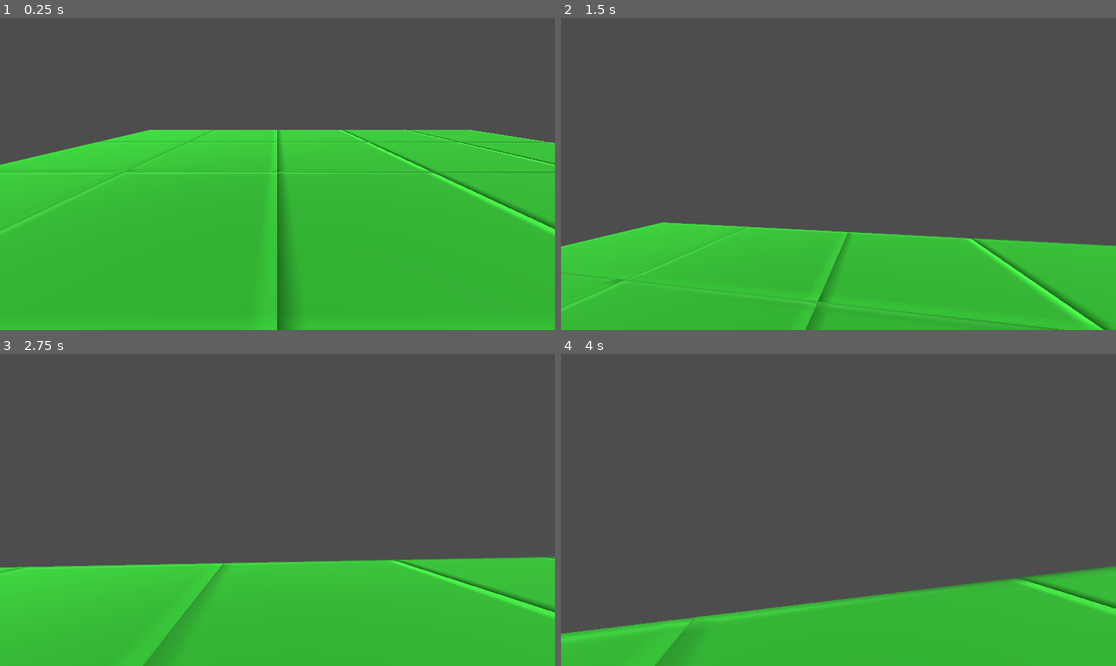
Above: before the commit, frames 1-4 (two rows, left to right).
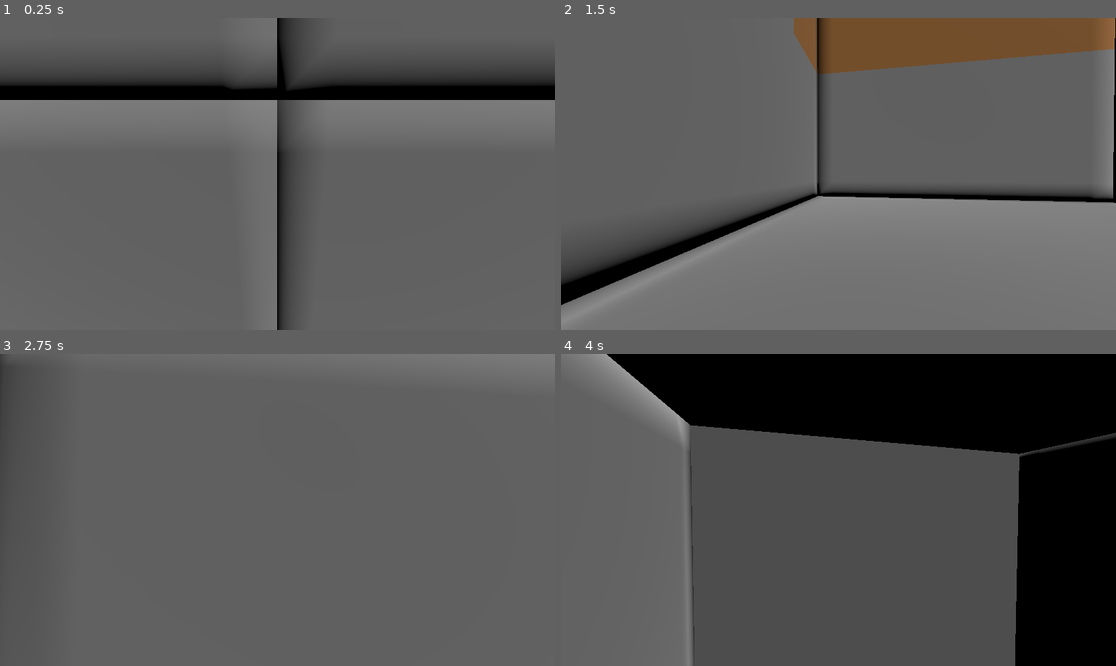
Above: after the commit, the same moments.

Repository: Ephesius/godot-voxels
Game: Godot game, scene res://scenes/world.tscn
Two runs of this game, one before a commit and one after it. Both use one fixed random seed, a clock stepped at 60 frames per second and the inputs below. The project has no main scene, so this scene is started directly.
Inputs (mouse positions are in pixels of both pictures, inside the frame that each line leads up to):
- Up to frame 1 (0.25 s): no input
- Up to frame 2 (1.5 s): tap Enter at 0.5 s; move the mouse to (866, 174) at 0.52 s; hold Shift 0.53-1.28 s; hold Up (ui_up) from 0.53 s (still down); tap Space at 0.77 s; move the mouse to (810, 174) at 1.27 s; tap Ctrl at 1.35 s
- Up to frame 3 (2.75 s): keep holding Up (ui_up); tap Space at 1.52 s; move the mouse to (288, 503) at 2.02 s; hold C from 2.03 s (still down)
- Up to frame 4 (4 s): keep holding Up (ui_up); move the mouse to (832, 516) at 2.77 s; release C at 2.78 s; tap Shift at 2.85 s; tap Space at 3.02, 3.77 s; move the mouse to (877, 513) at 3.52 s; hold Ctrl from 3.53 s (still down)

The runs differ from the first frame. In frame 1, 81% of the frame differs, in the area x 0-100%, y 0-100%; in frame 2, 51%; in frame 3, 39%; in frame 4, 56%.

Commit message:
Implement climate-based terrain generation system
Add comprehensive climate-based world generation with temperature zones,
humidity variation, and realistic elevation. The system creates a world
centered at (0,0) with an equatorial band and gradual temperature decrease
toward the poles.

New features:
- ClimateCalculator: Calculates temperature, humidity, and elevation using
  Perlin noise (FastNoiseLite)
- BiomeSelector: Maps climate data to block types (hot/temperate/cold zones)
- Temperature gradient: Hot equator (z=0) to frozen poles (z=±1500)
- Humidity variation: Creates deserts (dry) vs grasslands/forests (wet)
- Elevation-based temperature: Mountains are cooler regardless of latitude
- Water generation: Fills areas below sea level (y=64) with water/ice
- Subsurface layers: Proper dirt and stone underground

Technical details:
- Terrain range: y=40 to y=150 with smooth Perlin noise
- Sea level: y=64
- Vertical chunk generation: Now generates all y-levels (0-11) for proper 3D terrain
- Updated camera start position to y=80 (above new terrain heights)

Diff:
--- /dev/null
+++ b/scripts/biome_selector.gd
@@ -0,0 +1,100 @@
+class_name BiomeSelector
+extends RefCounted
+
+## Selects appropriate block types based on climate data
+##
+## This class implements biome rules that map climate conditions
+## (temperature, humidity, elevation) to specific block types.
+##
+## Climate Zones:
+## - HOT (temp > 0.66): Desert (dry) or Grassland (wet)
+## - TEMPERATE (0.33 < temp < 0.66): Grassland
+## - COLD (temp < 0.33): Snowy (wet) or Icy (dry)
+
+# Climate thresholds
+const TEMP_HOT_THRESHOLD: float = 0.66
+const TEMP_COLD_THRESHOLD: float = 0.33
+const HUMIDITY_WET_THRESHOLD: float = 0.5
+const SEA_LEVEL: int = 64
+
+# Subsurface constants
+const DIRT_LAYER_DEPTH: int = 4  # How many blocks of dirt below surface
+
+
+## Select the appropriate block type for a given position and climate
+func select_block(temperature: float, humidity: float, elevation: int, y: int) -> Block.Type:
+	# Below sea level: water or ice
+	if y < SEA_LEVEL:
+		if y >= elevation:
+			return _get_water_type(temperature)
+		else:
+			return _get_subsurface_block(y, elevation)
+
+	# Above sea level but below terrain: solid ground
+	if y < elevation:
+		return _get_subsurface_block(y, elevation)
+
+	# At surface level
+	if y == elevation:
+		return _get_surface_block(temperature, humidity)
+
+	# Above terrain: air
+	return Block.Type.AIR
+
+
+## Determine surface block based on climate
+func _get_surface_block(temperature: float, humidity: float) -> Block.Type:
+	# HOT climates
+	if temperature > TEMP_HOT_THRESHOLD:
+		if humidity > HUMIDITY_WET_THRESHOLD:
+			return Block.Type.GRASS  # Hot + wet = lush grassland/jungle
+		else:
+			return Block.Type.SAND  # Hot + dry = desert
+
+	# COLD climates
+	elif temperature < TEMP_COLD_THRESHOLD:
+		if humidity > HUMIDITY_WET_THRESHOLD:
+			return Block.Type.SNOW  # Cold + wet = snowy
+		else:
+			return Block.Type.ICE  # Cold + dry = icy tundra
+
+	# TEMPERATE climates (default)
+	else:
+		return Block.Type.GRASS  # Standard grassland
+
+
+## Determine water or ice for submerged areas
+func _get_water_type(temperature: float) -> Block.Type:
+	# Frozen water in cold climates
+	if temperature < TEMP_COLD_THRESHOLD:
+		return Block.Type.ICE
+	else:
+		return Block.Type.WATER
+
+
+## Determine subsurface block (dirt near surface, stone deeper)
+func _get_subsurface_block(y: int, surface_elevation: int) -> Block.Type:
+	var depth_below_surface: int = surface_elevation - y
+
+	# Dirt layer just below surface
+	if depth_below_surface <= DIRT_LAYER_DEPTH:
+		return Block.Type.DIRT
+	# Stone deeper underground
+	else:
+		return Block.Type.STONE
+
+
+## Get a human-readable biome name for debugging/visualization
+func get_biome_name(temperature: float, humidity: float) -> String:
+	if temperature > TEMP_HOT_THRESHOLD:
+		if humidity > HUMIDITY_WET_THRESHOLD:
+			return "Tropical Grassland"
+		else:
+			return "Desert"
+	elif temperature < TEMP_COLD_THRESHOLD:
+		if humidity > HUMIDITY_WET_THRESHOLD:
+			return "Snowy Tundra"
+		else:
+			return "Icy Tundra"
+	else:
+		return "Temperate Grassland"
--- a/scripts/chunk_manager.gd
+++ b/scripts/chunk_manager.gd
@@ -14,8 +14,14 @@
 # Later this will be dynamic based on player position
 const RENDER_DISTANCE_CHUNKS: int = 4  # How many chunks to load in each direction
 
+# Climate-based terrain generation
+var climate_calculator: ClimateCalculator
+var biome_selector: BiomeSelector
+
 func _ready() -> void:
-	pass
+	# Initialize terrain generation systems
+	climate_calculator = ClimateCalculator.new(0)  # Use seed 0 for now
+	biome_selector = BiomeSelector.new()
 
 # Generate a chunk at the given chunk coordinates
 # chunk_pos is in CHUNK coordinates, not block coordinates
@@ -36,10 +42,8 @@
 		chunk_pos.z * Chunk.CHUNK_SIZE
 	)
 
-	# Generate the terrain for this chunk
-	# For now, we'll use simple test terrain
-	# Later, this will call your world generation system
-	_generate_test_terrain(chunk, chunk_pos)
+	# Generate the terrain for this chunk using climate-based generation
+	_generate_climate_terrain(chunk, chunk_pos)
 
 	# Build the mesh
 	chunk.generate_mesh()
@@ -50,18 +54,38 @@
 
 	return chunk
 
-# Temporary function to generate test terrain
-# This creates a simple flat platform so we can see multiple chunks
-func _generate_test_terrain(chunk: Chunk, chunk_pos: Vector3i) -> void:
-	# Create a simple ground layer
-	# We'll make layers at y=0 (stone), y=1 (dirt), y=2 (grass)
-	# Only generate terrain in the bottom chunks (y=0)
-	if chunk_pos.y == 0:
-		for x: int in range(Chunk.CHUNK_SIZE):
-			for z: int in range(Chunk.CHUNK_SIZE):
-				chunk.set_block(x, 0, z, Block.Type.STONE)
-				chunk.set_block(x, 1, z, Block.Type.DIRT)
-				chunk.set_block(x, 2, z, Block.Type.GRASS)
+
+## Generate terrain based on climate data (temperature, humidity, elevation)
+func _generate_climate_terrain(chunk: Chunk, chunk_pos: Vector3i) -> void:
+	# Calculate the world position for this chunk's origin
+	var chunk_world_pos: Vector3i = chunk_to_world_pos(chunk_pos)
+
+	# Iterate through all blocks in this chunk
+	for x: int in range(Chunk.CHUNK_SIZE):
+		for z: int in range(Chunk.CHUNK_SIZE):
+			# Calculate world coordinates for this x,z column
+			var world_x: int = chunk_world_pos.x + x
+			var world_z: int = chunk_world_pos.z + z
+
+			# Get climate data for this column (same for all y-levels)
+			var climate: Dictionary = climate_calculator.get_climate_at(world_x, world_z)
+			var temperature: float = climate.temperature
+			var humidity: float = climate.humidity
+			var elevation: int = climate.elevation
+
+			# Fill the column based on climate and elevation
+			for y: int in range(Chunk.CHUNK_SIZE):
+				var world_y: int = chunk_world_pos.y + y
+
+				# Select the appropriate block type
+				var block_type: Block.Type = biome_selector.select_block(
+					temperature,
+					humidity,
+					elevation,
+					world_y
+				)
+
+				chunk.set_block(x, y, z, block_type)
 
 # Generate chunks in a square area around a center point
 # This is what you'd call when the player moves or when the world first loads
@@ -70,17 +94,18 @@
 func generate_chunks_around(center_chunk: Vector3i, radius: int = RENDER_DISTANCE_CHUNKS) -> void:
 	for x: int in range(center_chunk.x - radius, center_chunk.x + radius + 1):
 		for z: int in range(center_chunk.z - radius, center_chunk.z + radius + 1):
-			# For now, only generate ground level chunks (y = 0)
-			# Later we'll expand this to handle vertical chunks too
-			var chunk_pos: Vector3i = Vector3i(x, 0, z)
+			# Generate vertical chunks from y=0 to y=11 to cover terrain from y=0 to y=192
+			# This ensures we capture underground (y=0-40), terrain (y=40-150), and sky (y=150-192)
+			for y: int in range(0, WORLD_SIZE_Y_CHUNKS):
+				var chunk_pos: Vector3i = Vector3i(x, y, z)
 
-			# Optional: Check world bounds if you want a limited world size
-			# For now, we'll allow negative coordinates (chunks west/north of origin)
-			# Uncomment these lines if you want to enforce world boundaries:
-			# if x < 0 or x >= WORLD_SIZE_X_CHUNKS or z < 0 or z >= WORLD_SIZE_Z_CHUNKS:
-			#     continue
+				# Optional: Check world bounds if you want a limited world size
+				# For now, we'll allow negative coordinates (chunks west/north of origin)
+				# Uncomment these lines if you want to enforce world boundaries:
+				# if x < 0 or x >= WORLD_SIZE_X_CHUNKS or z < 0 or z >= WORLD_SIZE_Z_CHUNKS:
+				#     continue
 
-			generate_chunk(chunk_pos)
+				generate_chunk(chunk_pos)
 
 # Get a chunk at the given chunk coordinates (returns null if doesn't exist)
 func get_chunk(chunk_pos: Vector3i) -> Chunk:
--- /dev/null
+++ b/scripts/climate_calculator.gd
@@ -0,0 +1,104 @@
+class_name ClimateCalculator
+extends RefCounted
+
+## Calculates climate properties (temperature, humidity, elevation) for world positions
+##
+## This class determines environmental conditions based on:
+## - Distance from equator (z=0) for base temperature
+## - Perlin noise for humidity variation (x and z axes)
+## - Perlin noise for elevation generation
+## - Elevation-based temperature adjustment (higher = cooler)
+
+# World constants
+const WORLD_HALF_WIDTH: int = 1500  # Distance from center to pole (z-axis)
+const SEA_LEVEL: int = 64
+const MIN_TERRAIN_HEIGHT: int = 40
+const MAX_TERRAIN_HEIGHT: int = 150
+const TERRAIN_HEIGHT_RANGE: int = MAX_TERRAIN_HEIGHT - MIN_TERRAIN_HEIGHT
+
+# Temperature adjustment
+const ELEVATION_TEMP_REDUCTION: float = 0.4  # How much elevation reduces temperature
+
+# Noise generators
+var elevation_noise: FastNoiseLite
+var humidity_noise: FastNoiseLite
+
+func _init(seed_value: int = 0) -> void:
+	# Initialize elevation noise (for terrain height)
+	elevation_noise = FastNoiseLite.new()
+	elevation_noise.seed = seed_value
+	elevation_noise.noise_type = FastNoiseLite.TYPE_PERLIN
+	elevation_noise.frequency = 0.003  # Low frequency = smooth, rolling hills
+	elevation_noise.fractal_octaves = 4  # Multiple octaves for detail
+	elevation_noise.fractal_lacunarity = 2.0
+	elevation_noise.fractal_gain = 0.5
+
+	# Initialize humidity noise (for biome variation along x-axis)
+	humidity_noise = FastNoiseLite.new()
+	humidity_noise.seed = seed_value + 1000  # Different seed for variation
+	humidity_noise.noise_type = FastNoiseLite.TYPE_PERLIN
+	humidity_noise.frequency = 0.005  # Slightly higher frequency for more variation
+	humidity_noise.fractal_octaves = 2
+
+
+## Calculate all climate data for a given world position
+func get_climate_at(world_x: int, world_z: int) -> Dictionary:
+	var base_temp: float = _calculate_base_temperature(world_z)
+	var humidity: float = _calculate_humidity(world_x, world_z)
+	var elevation: int = _calculate_elevation(world_x, world_z, base_temp)
+	var final_temp: float = _adjust_temperature_for_elevation(base_temp, elevation)
+
+	return {
+		"temperature": clampf(final_temp, 0.0, 1.0),
+		"humidity": clampf(humidity, 0.0, 1.0),
+		"elevation": elevation
+	}
+
+
+## Calculate base temperature from distance to equator
+## Returns: 0.0 (polar/cold) to 1.0 (equatorial/hot)
+func _calculate_base_temperature(world_z: int) -> float:
+	var distance_from_equator: float = abs(world_z) / float(WORLD_HALF_WIDTH)
+	# Use a curve for more realistic temperature distribution
+	# 1.0 at equator, gradual falloff to poles
+	return 1.0 - pow(distance_from_equator, 0.8)
+
+
+## Calculate humidity using Perlin noise
+## Returns: 0.0 (dry/desert) to 1.0 (wet/rainforest)
+func _calculate_humidity(world_x: int, world_z: int) -> float:
+	var noise_value: float = humidity_noise.get_noise_2d(world_x, world_z)
+	# Convert from [-1, 1] to [0, 1]
+	return (noise_value + 1.0) / 2.0
+
+
+## Calculate elevation using Perlin noise
+## Considers base temperature to create realistic terrain
+## (e.g., flatter terrain near poles, varied terrain in temperate zones)
+func _calculate_elevation(world_x: int, world_z: int, base_temp: float) -> int:
+	var noise_value: float = elevation_noise.get_noise_2d(world_x, world_z)
+
+	# Convert noise from [-1, 1] to [0, 1]
+	var normalized_noise: float = (noise_value + 1.0) / 2.0
+
+	# Apply temperature-based terrain variation
+	# Polar regions (low temp) have flatter terrain
+	# Temperate/tropical regions have more variation
+	var terrain_multiplier: float = 0.5 + (base_temp * 0.5)  # 0.5 to 1.0
+
+	# Calculate height in range [MIN_TERRAIN_HEIGHT, MAX_TERRAIN_HEIGHT]
+	var height_variation: float = normalized_noise * TERRAIN_HEIGHT_RANGE * terrain_multiplier
+	var final_height: int = MIN_TERRAIN_HEIGHT + int(height_variation)
+
+	return clampi(final_height, MIN_TERRAIN_HEIGHT, MAX_TERRAIN_HEIGHT)
+
+
+## Adjust temperature based on elevation (higher altitude = cooler)
+func _adjust_temperature_for_elevation(base_temp: float, elevation: int) -> float:
+	# Calculate how far above sea level we are (normalized)
+	var elevation_above_sea: float = maxf(0.0, elevation - SEA_LEVEL)
+	var max_elevation_above_sea: float = MAX_TERRAIN_HEIGHT - SEA_LEVEL
+	var elevation_factor: float = elevation_above_sea / max_elevation_above_sea
+
+	# Reduce temperature based on elevation
+	return base_temp - (elevation_factor * ELEVATION_TEMP_REDUCTION)
--- a/scripts/main.gd
+++ b/scripts/main.gd
@@ -13,7 +13,7 @@
 
 	# Create flying camera for player control
 	var camera: FlyingCamera = FlyingCamera.new()
-	camera.position = Vector3(0, 10, 20)  # Start above the terrain, looking toward center
+	camera.position = Vector3(0, 80, 20)  # Start above sea level (y=64), looking toward center
 	camera.rotation_degrees = Vector3(-20, 0, 0)  # Angle down slightly
 	add_child(camera)
 
